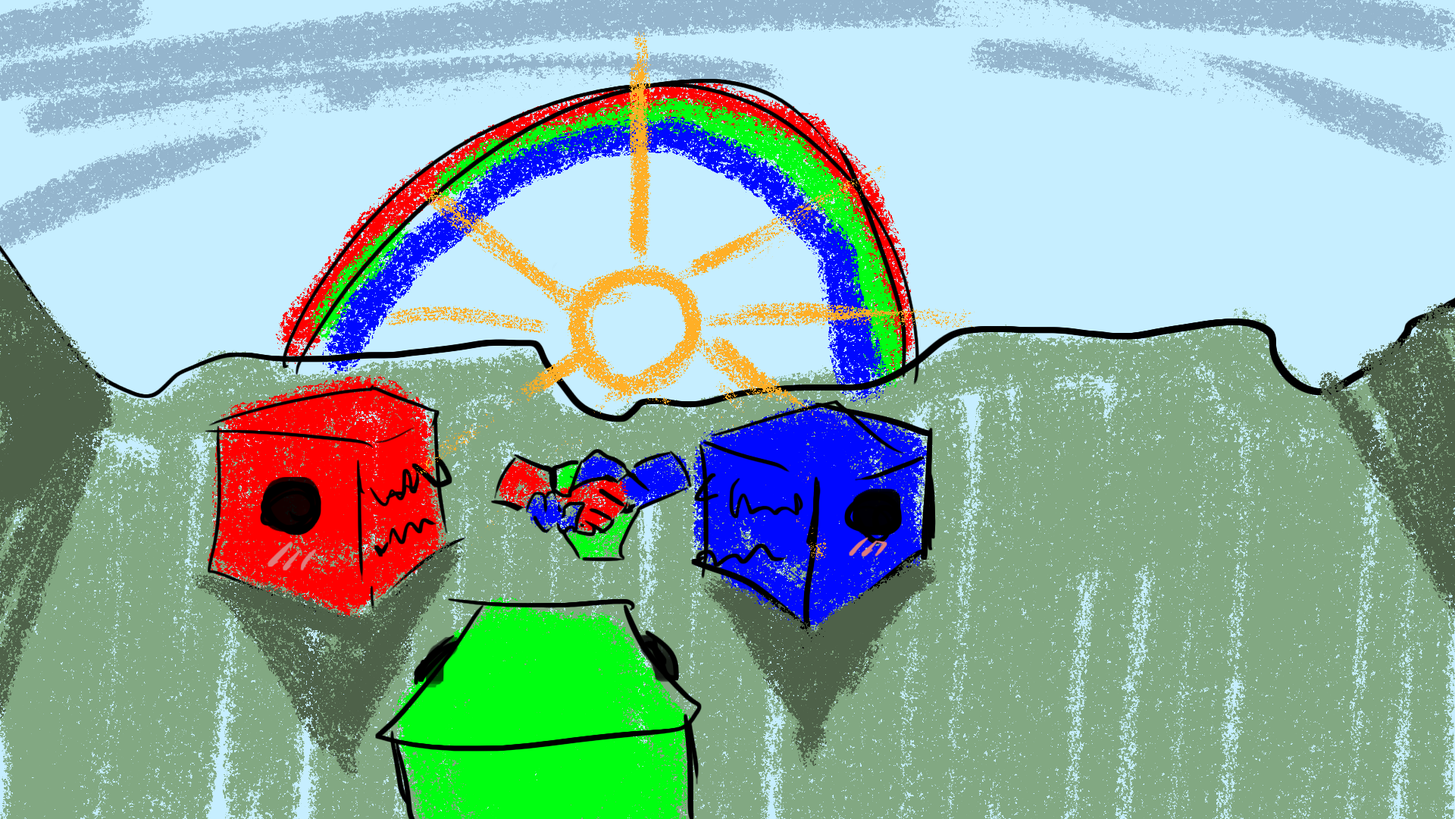
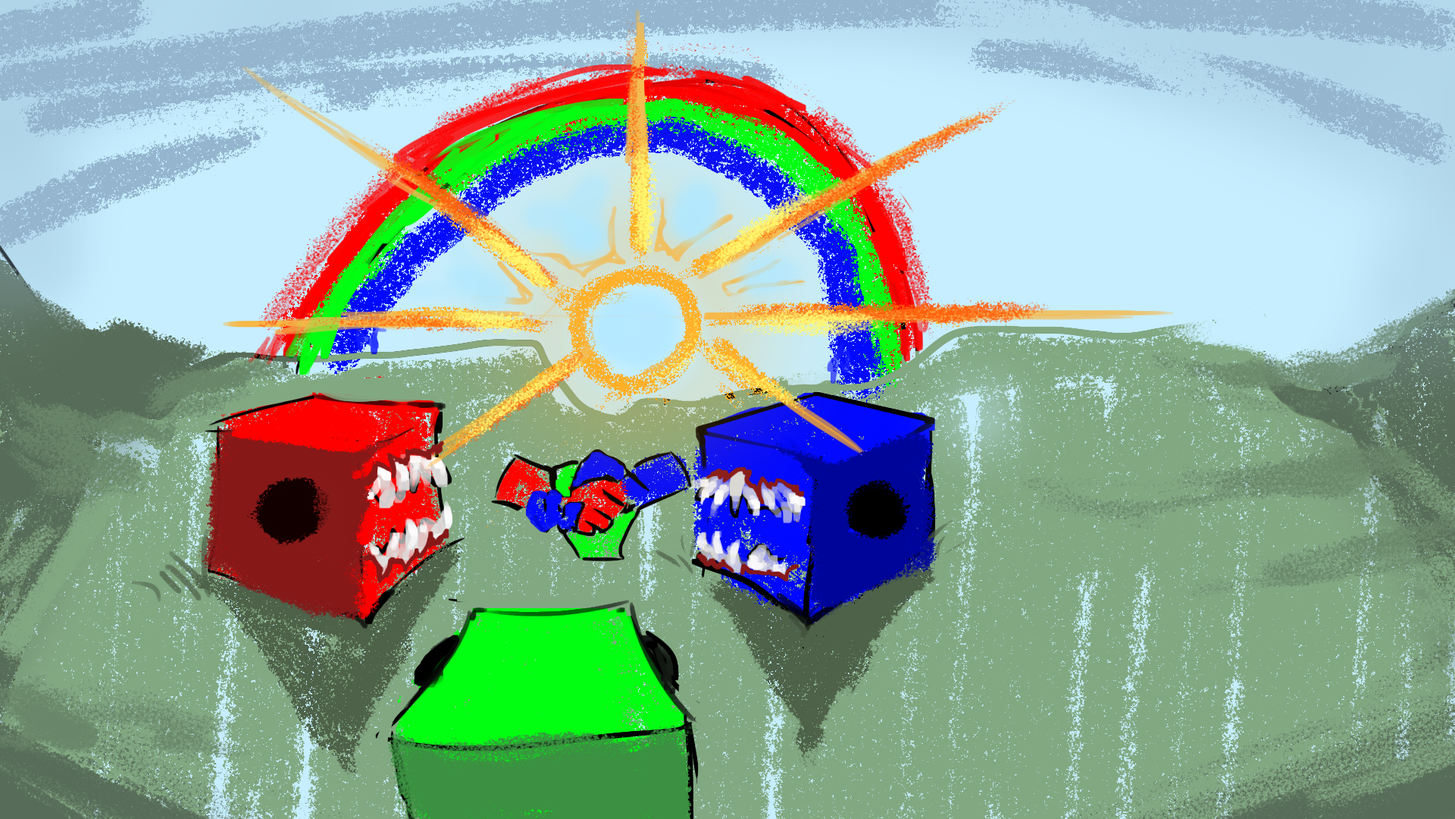
Layers edited between the first and the second (1455, 819) image:
added layer "Layer 34" above "Layer 33" over (397, 158, 818, 426)
added layer "Layer 33" (52%) above "Layer 32" over (0, 0, 1455, 444)
added layer "Layer 32" above "Layer 31" over (198, 407, 940, 819)
added layer "Layer 31" above "Layer 30" over (421, 139, 887, 449)
added layer "Layer 30" above "Layer 29" over (288, 6, 1053, 468)
added layer "Layer 29" above "Layer 28" over (0, 264, 1455, 768)
added layer "Layer 28" above "Layer 27" over (0, 404, 1455, 819)
added layer "Layer 27" above "Layer 24" over (256, 40, 938, 361)
added layer "Layer 26" (39%) above "Layer 25" over (0, 24, 1455, 819)
added layer "Layer 25" above "Layer 23" over (0, 259, 1455, 819)
added layer "Layer 22" above "Layer 21" over (357, 440, 805, 583)
added layer "Layer 21" above "Layer 20" over (241, 22, 982, 407)
added layer "Layer 20" above "Layer 19" over (96, 322, 1455, 463)
added layer "Layer 19" above "Layer 18" over (0, 9, 1175, 819)
added layer "Layer 18" above "Layer 17" over (323, 400, 851, 760)
added layer "Layer 17" above "Layer 16" over (130, 363, 978, 603)
added layer "Layer 16" above "Layer 15" over (496, 451, 636, 550)
added layer "Layer 15" above "Layer 14" over (394, 391, 936, 739)
added layer "Layer 14" above "Layer 13" over (363, 454, 806, 578)
added layer "Layer 13" above "Layer 12" over (215, 376, 937, 502)
added layer "Layer 12" above "Layer 11" over (369, 448, 802, 577)
